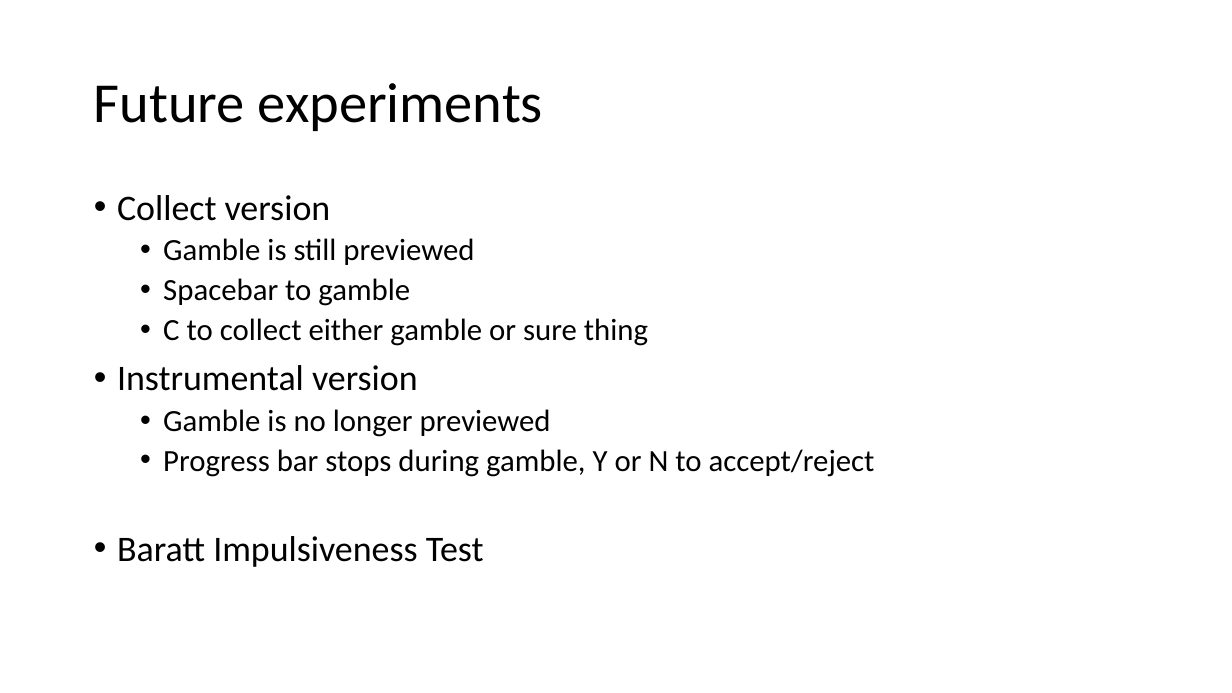
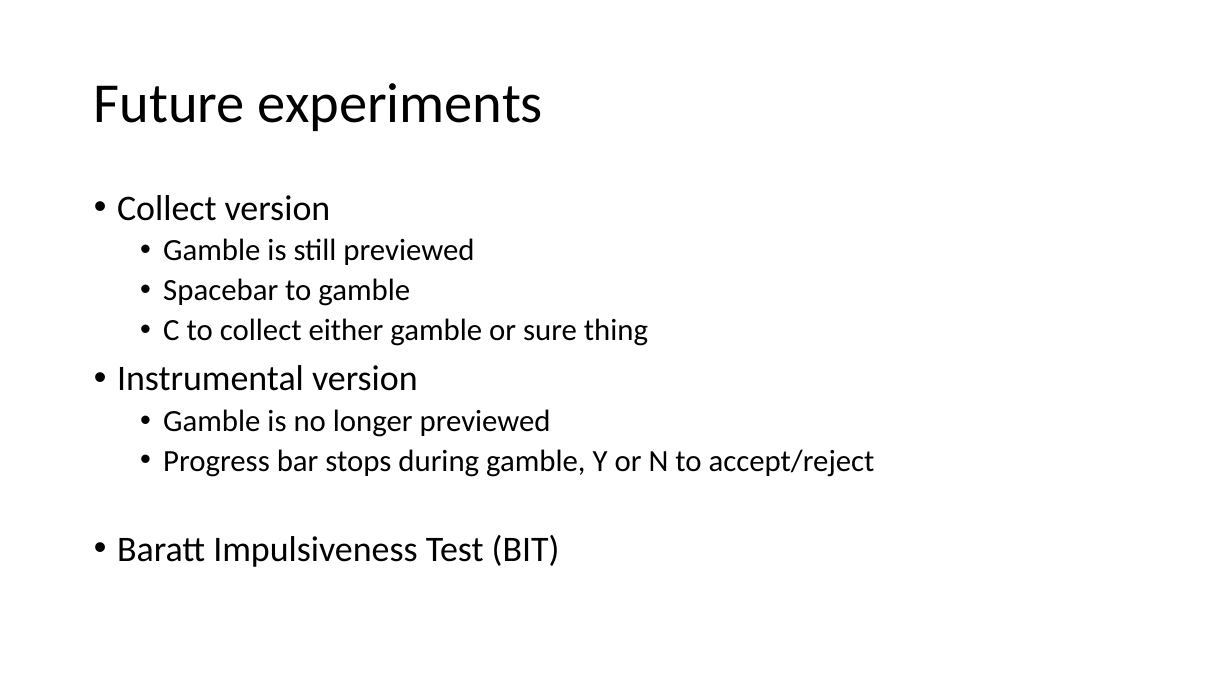
Before and after one commit to gpagnier/rampAnalysis, a slide deck: slide 33 of ShenhavLabMeeting10.29.pptx. Drawn at 1232x693 pixels with LibreOffice and Linux fonts; fonts in the diff are those of the drawing. Boxes give left, top, right and bottom in pixels: in the first picture for what was removed or moved away, otherwise in the second. Text is boxed around its words. In the diff, an @@ line names an element or a change of style, - is before the commit and + after.

```diff
--- a/ShenhavLabMeeting10.29.pptx
+++ b/ShenhavLabMeeting10.29.pptx
@@ text at bbox=[117, 535, 560, 567]: text changed @@
-• Baratt Impulsiveness Test
+• Baratt Impulsiveness Test (BIT)
```
Also in this commit, not shown: 1 slide added, 1 other file.
